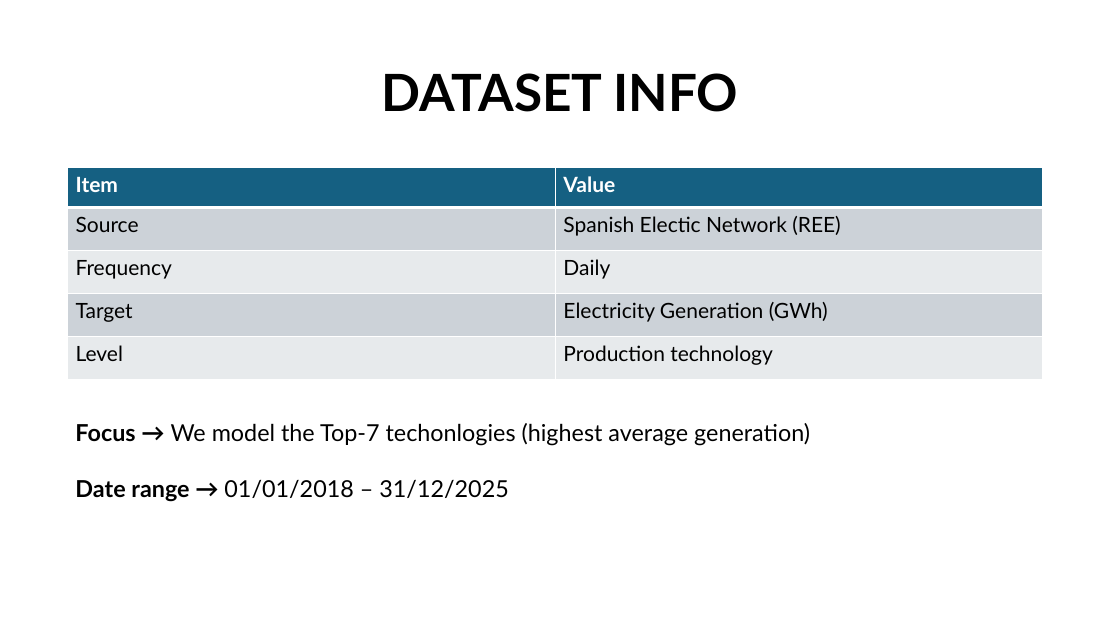
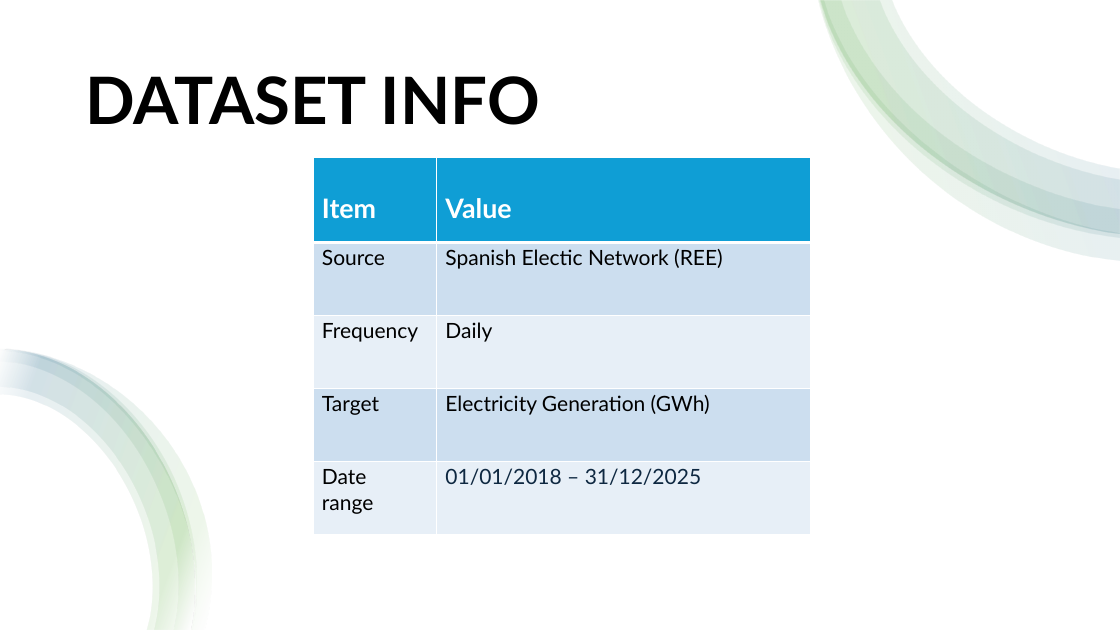
Before and after one commit to mireiamonbu/Spanish-Forecasters-MireiaMontoya-EnriqueRuiz, a slide deck: slide 5 of presentation/CapstonProject.pptx (slide 6 before the commit). Drawn at 1120x630 pixels with LibreOffice and Linux fonts; fonts in the diff are those of the drawing. Boxes give left, top, right and bottom in pixels: in the first picture for what was removed or moved away, otherwise in the second. Text is boxed around its words. In the diff, an @@ line names an element or a change of style, - is before the commit and + after.

```diff
--- a/presentation/CapstonProject.pptx
+++ b/presentation/CapstonProject.pptx
@@ rectangle added at [0, 0, 1120, 630], fill #FFFFFF @@
@@ group added at [818, 0, 1120, 261]: 4 freeform shapes @@
@@ text "DATASET INFO": place and size @@
-text "DATASET INFO" at [381, 73, 738, 112]
+text "DATASET INFO" at [85, 76, 540, 125]
@@ text "DATASET INFO" at [85, 76, 540, 125]: size 44 to 56 pt; alignment centre to left; more space between paragraphs; vertical alignment middle to top @@
@@ table at [313, 157, 811, 535] @@
-row 5, column 1: Level
+row 5, column 1: Date range
-row 5, column 2: Production technology
+row 5, column 2: 01/01/2018 – 31/12/2025
@@ fill #156082 to #0F9ED5 in row 1 @@
@@ fill #CCD2D8 to #CCDFEF in 4 cells @@
@@ fill #E8EAED to #E7F0F7 in 4 cells @@
@@ size 18 to 23 pt in "Item", "Value" @@
@@ table: place and size @@
-table at [67, 168, 1044, 380]
+table at [313, 157, 811, 535]
@@ group added at [0, 349, 211, 630]: 4 freeform shapes @@
@@ text removed at [75, 423, 810, 502] @@
-Focus → We model the Top-7 techonlogies (highest average generation)
-Date range → 01/01/2018 – 31/12/2025
```
Also in this commit, not shown: 12 other slides changed, 1 slide added, 5 slides removed, 20 other files.
